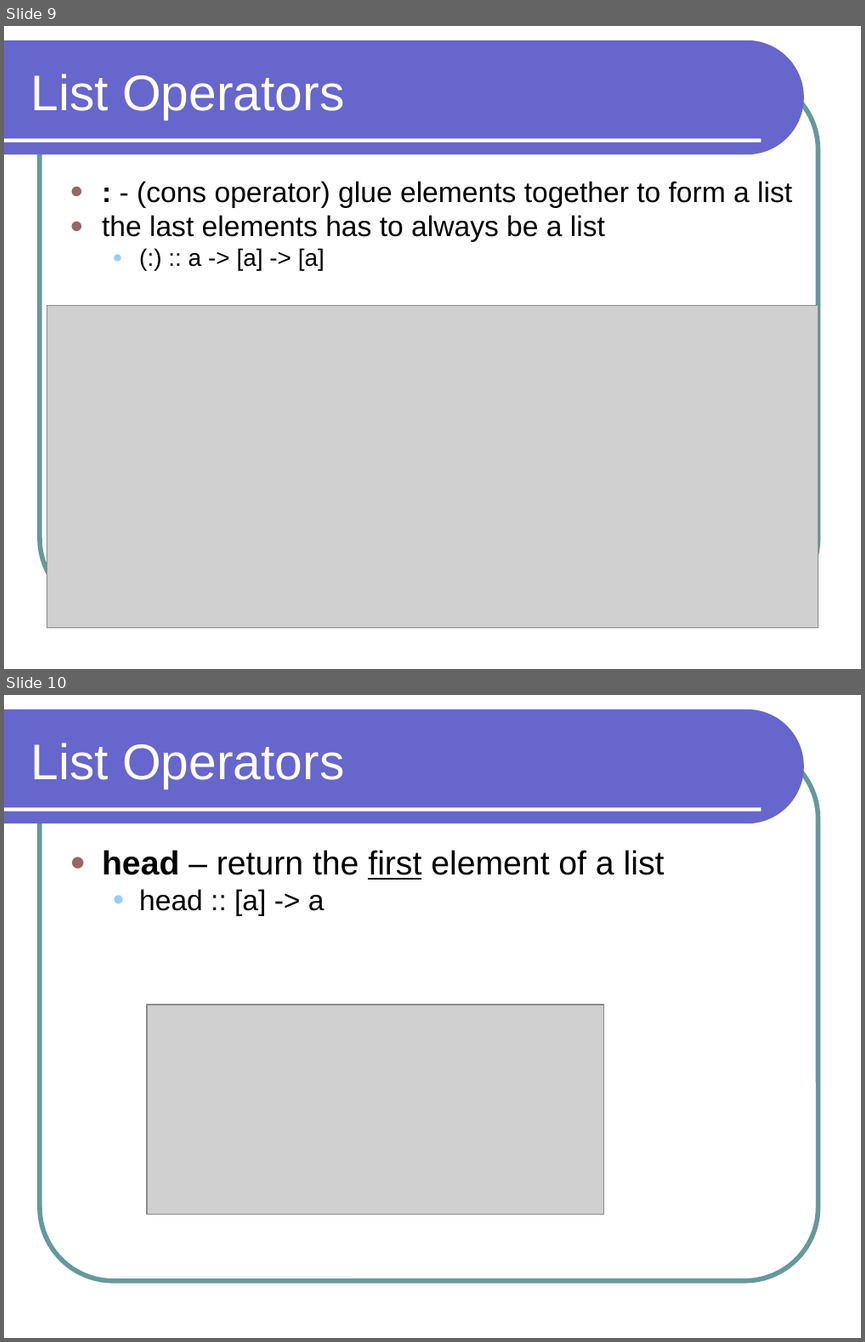
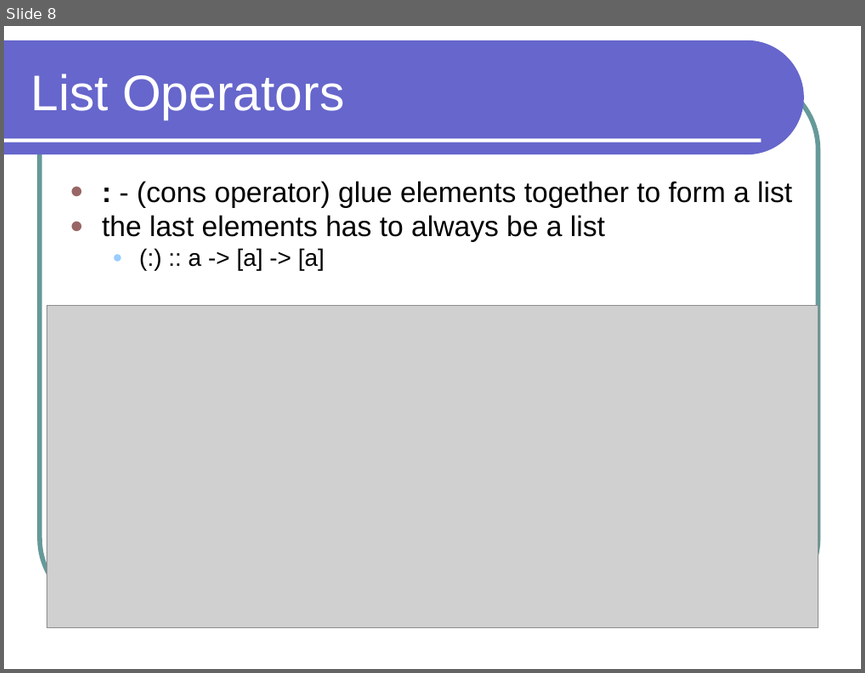
Before and after one commit to lutzhamel/CSC301, a slide deck: notes/csc301-ln014.ppt. Shown one above the other, each under a label of ours: slides 9 and 10 before the commit, slide 8 after it. The pictures are 865x1342 and 865x673 pixels, drawn with LibreOffice and Linux fonts; fonts in the diff are those of the drawing; grey boxes stand for pictures. Boxes give left, top, right and bottom in pixels: in the first picture for what was removed or moved away, otherwise in the second. Text is boxed around its words. In the diff, an @@ line names an element or a change of style, - is before the commit and + after.

```diff
--- a/notes/csc301-ln014.ppt
+++ b/notes/csc301-ln014.ppt
@@ slide 10 removed at [4,695,861,1338], background #FFFFFF; not listed: 3 template elements that a slide beside it also shows @@
@@ title removed at [31,743,344,789] @@
-List Operators
@@ text removed at [102,850,664,916] @@
-● head – return the first element of a list
-  ● head :: [a] -> a
@@ picture removed at [147,1004,604,1213] @@
@@ what was slide 9 is now slide 8 @@
```
Also in this commit, not shown: 1 slide changed, 2 other slides removed, 4 other files.
